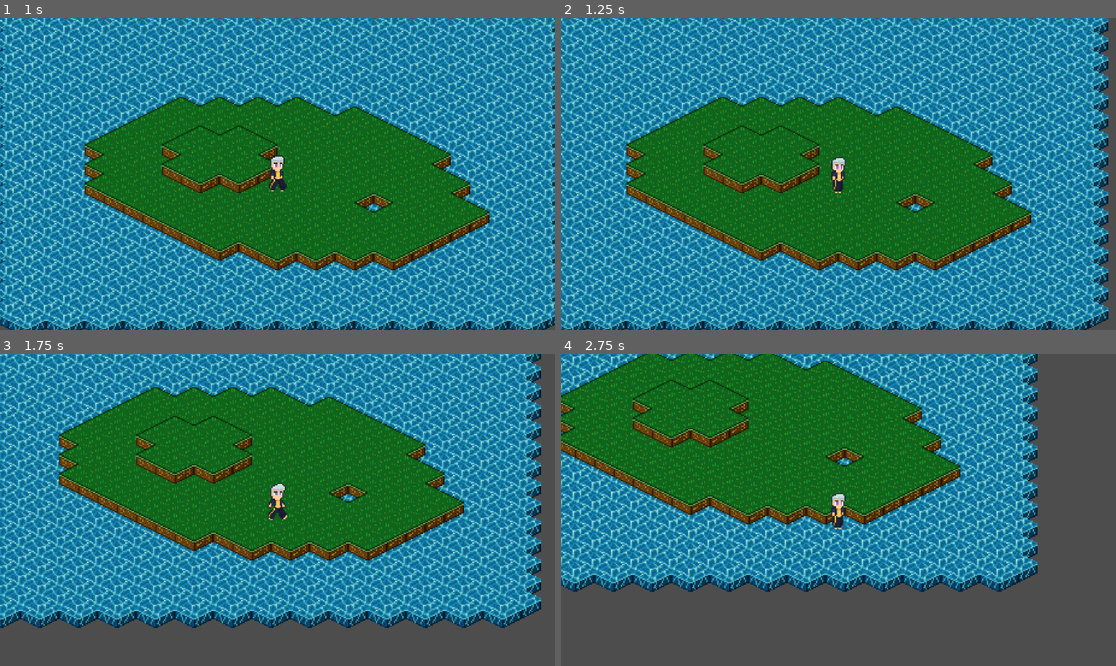
Above: before the commit, frames 1-4 (two rows, left to right).
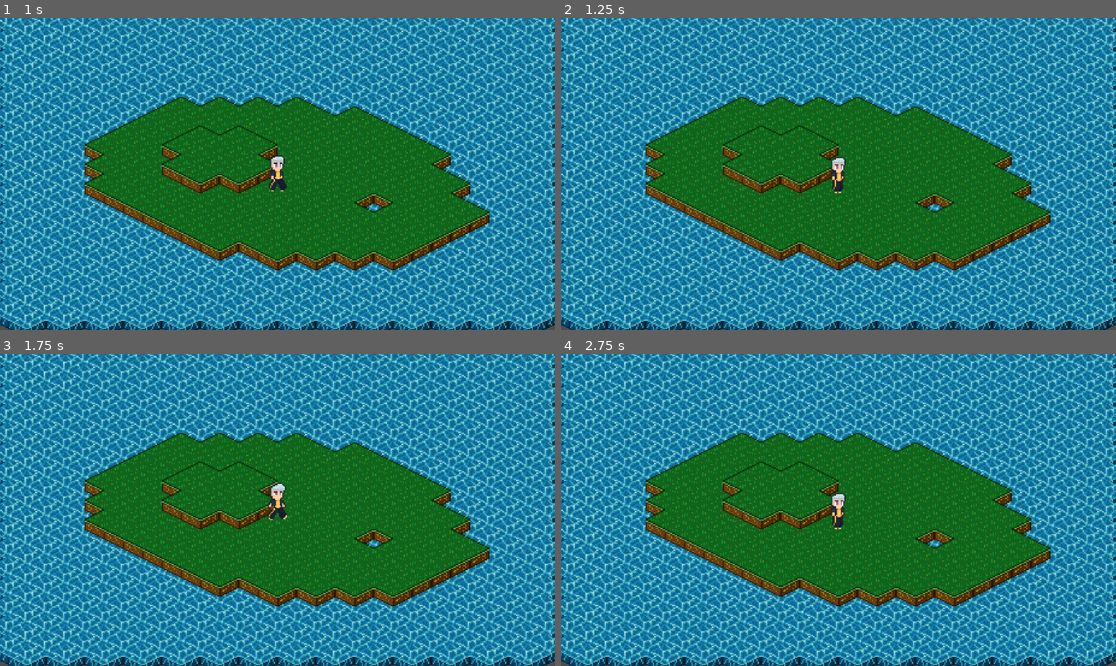
Above: after the commit, the same moments.

Repository: antth-Luca/godot-Celestia
Game: Godot game, scene res://components/levels/world.tscn
Same seed, same stepped clock (60 frames per second), same inputs: the game is played once before the commit and once after it.
Inputs:
- Up to frame 1 (1 s): tap Enter (ui_accept) at 0.5, 0.77 s; hold Right (ui_right) from 0.53 s (still down)
- Up to frame 2 (1.25 s): keep holding Right (ui_right)
- Up to frame 3 (1.75 s): release Right (ui_right) at 1.28 s; hold Down (ui_down) from 1.28 s (still down); tap Enter (ui_accept) at 1.52 s
- Up to frame 4 (2.75 s): release Down (ui_down) at 2.03 s; hold Right (ui_right) from 2.03 s (still down)

Frame 1 is identical in both runs. In frame 2, 64% of the frame differs, in the area x 0-100%, y 0-100%; in frame 3, 73%; in frame 4, 87%.

Commit message:
Início de stats do player

Diff:
--- a/game/Celestia/components/actors/player.gd
+++ b/game/Celestia/components/actors/player.gd
@@ -10,7 +10,6 @@
 @onready var ANIMATION = $AnimationPlayer as AnimationPlayer
 @onready var WALL_COLLISIONS = $WallCollision as CollisionShape2D
 
-const SPEED = 80.0
 const AIR_FRICTION = 0.5
 
 var direction = Vector2.ZERO
@@ -18,16 +17,28 @@
 var is_jumping = false
 var is_hurted = false
 
+# Stats
+var level: int
+var exp: int
+var health: int
+var max_health: int
+var damage: int
+var move_speed: float
+
+
+func _ready():
+	pass
+
 
 func _physics_process(_delta) -> void:
 	if is_jumping: return
 	# Get the input direction and handle the movement/deceleration.
 	direction = Input.get_vector("ui_left", "ui_right", "ui_up", "ui_down").normalized()
 	if direction != Vector2.ZERO:
-		velocity = velocity.lerp(direction * SPEED, AIR_FRICTION)
+		velocity = velocity.lerp(direction * move_speed, AIR_FRICTION)
 		if direction.x != 0: TEXTURE.scale.x = sign(direction.x)
 	else:
-		velocity = velocity.move_toward(Vector2.ZERO, SPEED)
+		velocity = velocity.move_toward(Vector2.ZERO, move_speed)
 	# Setando a posição do alvo do pulo e a posição do retângulo que prevê o pulo
 	set_target_cell()
 	# Handle jump.
--- /dev/null
+++ b/game/Celestia/utils/player_stats_util.gd
@@ -0,0 +1,36 @@
+extends Node
+
+signal leveled_up
+
+const EXP_REQUIRED_NEXT_LV: int = 100
+var level: int = 1
+var exp: int = 0
+var health: int = 100
+var max_health: int = 100
+var damage: int = 6
+var move_speed: float = 80.0
+
+
+func get_player_stats():
+	return {
+		"health": health,
+		"max_health": max_health,
+		"damage": damage,
+		"move_speed": move_speed
+	}
+
+
+func set_exp(newExp: int):
+	exp = newExp
+	_check_and_do_level_up()
+
+
+func _check_and_do_level_up():
+	if exp < EXP_REQUIRED_NEXT_LV: return
+
+	level += 1
+	max_health += level
+	health += level
+	damage += level
+
+	leveled_up.emit()
Not shown, added: game/Celestia/utils/player_stats_util.gd.uid
